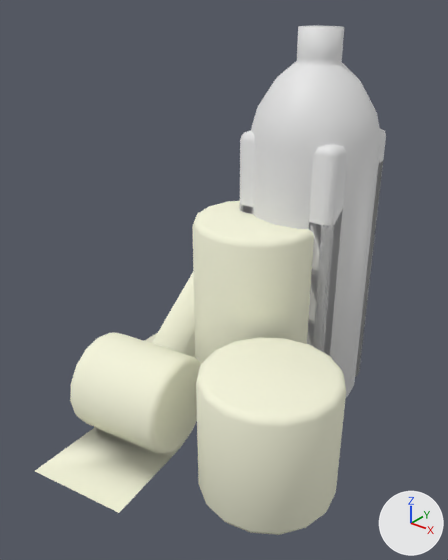
The FBX model ECOE sim/Assets/Art/Environment/Medical_Supplies/Medical_Supplies.fbx: old version first, new version second.
The view is the same before and after, from a 50 mm lens placed at (0.147, -0.25, 0.201), pointed at (-0.019, -0.043, 0.073). The lights are fixed; the arrows at lower right show +X, +Y and +Z. The first picture is the older version. The same objects are shown in both versions, whatever each file hides. Where no turn or scale is listed for an object, it has been applied to the vertices. Vertices at exactly the same position are counted once.

The scene before the commit, as lines of its bpy script (objects in view):
```python
me_circle_003 = bpy.data.meshes.new('Circle.003')
me_circle_003.from_pydata(...)  # 144 vertices, 130 faces; spans x -0.03..0.03, y -0.03..0.03, z 0.0..0.182
me_circle_011 = bpy.data.meshes.new('Circle.011')
me_circle_011.from_pydata(...)  # 314 vertices, 269 faces; spans x -0.096..0.062, y -0.135..0.02, z -0.001..0.101
me_circle_011.materials.append(mat_m_bandage_cloth)  # pale yellow #f5f5dc
me_circle_014 = bpy.data.meshes.new('Circle.014')
me_circle_014.from_pydata(...)  # 184 vertices, 167 faces; spans x -0.025..0.025, y -0.025..0.025, z 0.001..0.152
me_circle_015 = bpy.data.meshes.new('Circle.015')
me_circle_015.from_pydata(...)  # 196 vertices, 179 faces; spans x -0.0255..0.0255, y -0.0255..0.0255, z 0.0009..0.146
ob_bandages = bpy.data.objects.new('Bandages', me_circle_011)
ob_bandages.location = (0.0, 0.0, 0.0)
ob_bottlealcohol = bpy.data.objects.new('BottleAlcohol', me_circle_003)
ob_bottlealcohol.location = (0.0, 0.0, 0.0)
ob_bottlealcoholgel = bpy.data.objects.new('BottleAlcoholGel', me_circle_015)
ob_bottlealcoholgel.location = (0.0, 0.0, 0.0)
ob_bottleclorixidina = bpy.data.objects.new('BottleClorixidina', me_circle_014)
ob_bottleclorixidina.location = (0.0, 0.0, 0.0)
```
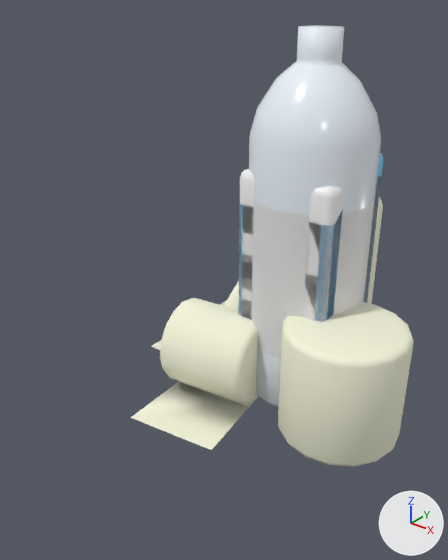
The change, as a diff of the scene's bpy script:
```diff
--- a/ECOE sim/Assets/Art/Environment/Medical_Supplies/Medical_Supplies.fbx.py
+++ b/ECOE sim/Assets/Art/Environment/Medical_Supplies/Medical_Supplies.fbx.py
@@ mat_m_plastic_translucent_blue @@
+mat_m_plastic_translucent_blue = principled_material('M_Plastic_Translucent_Blue')
+mat_m_plastic_translucent_blue.base_color = (0.138, 0.608, 1.0)  # blue #68cdff
+mat_m_plastic_translucent_blue.roughness = 0.2
@@ mat_m_plastic_translucent @@
+mat_m_plastic_translucent = principled_material('M_Plastic_Translucent')
+mat_m_plastic_translucent.base_color = (0.871, 0.939, 1.0)  # white #f0f8ff
+mat_m_plastic_translucent.roughness = 0.2
@@ me_circle_003 @@
-me_circle_003.from_pydata(...)  # 144 vertices, 130 faces; spans x -0.03..0.03, y -0.03..0.03, z 0.0..0.182
+me_circle_003.from_pydata(...)  # 192 vertices, 178 faces; spans x -0.03..0.03, y -0.03..0.03, z 0.0..0.182
+# me_circle_003 part 1
+# 17 faces are deleted
+# 16 new vertices lie (0.0, 0.0, 0.115) away from vertices in x -0.027..0.027, y -0.027..0.027, z 0.0
+# 16 new vertices lie (0.0, 0.0, 0.028) away from vertices in x -0.03..0.03, y -0.03..0.03, z 0.003
+# 16 new vertices lie (0.0, 0.0, -0.029) away from vertices in x -0.03..0.03, y -0.03..0.03, z 0.137
+# 17 new faces join them, mat_m_liquid_alcohol (pale blue #e3f2fd)
+# 16 new faces join them, mat_m_label_sticker_alcohol (white #e7e7e7)
+# 32 new faces join them, mat_m_plastic_translucent (white #f0f8ff)
+# me_circle_003 part 2: 80 faces spanning x -0.03..0.03, y -0.03..0.03, z 0.0..0.168 switch from no material to mat_m_plastic_translucent (white #f0f8ff)
+# me_circle_003 part 3: 33 faces spanning x -0.01..0.01, y -0.01..0.01, z 0.168..0.182 switch from no material to mat_m_plastic_cap_bottle (white #f0f8ff)
+me_circle_003.materials.append(mat_m_liquid_alcohol)  # pale blue #e3f2fd
+me_circle_003.materials.append(mat_m_label_sticker_alcohol)  # white #e7e7e7
@@ me_circle_011 @@
-me_circle_011.from_pydata(...)  # 314 vertices, 269 faces; spans x -0.096..0.062, y -0.135..0.02, z -0.001..0.101
+me_circle_011.from_pydata(...)  # 314 vertices, 269 faces; spans x -0.092..0.066, y -0.08..0.075, z -0.003..0.099
+# me_circle_011 part 5: the whole mesh is moved by (0.004, 0.056, -0.002)
 me_circle_011.materials.append(mat_m_bandage_cloth)
@@ me_circle_015 @@
 me_circle_015.from_pydata(...)  # 196 vertices, 179 faces; spans x -0.0255..0.0255, y -0.0255..0.0255, z 0.0009..0.146
+# me_circle_015 part 6: 65 of the faces centred in x -0.0255..0.0255, y -0.0249..0.0255, z 0.0009..0.1279 switch from no material to mat_m_plastic_translucent_blue (blue #68cdff)
+me_circle_015.materials.append(mat_m_plastic_cap_bottle)  # white #f0f8ff
+me_circle_015.materials.append(mat_m_label_sticker_alcoholgel)  # white #e7e7e7
@@ me_circle_014 @@
-me_circle_014.from_pydata(...)  # 184 vertices, 167 faces; spans x -0.025..0.025, y -0.025..0.025, z 0.001..0.152
+me_circle_014.from_pydata(...)  # 188 vertices, 171 faces; spans x -0.025..0.025, y -0.025..0.025, z 0.001..0.138
+# me_circle_014 part 4: 30 vertices removed from x -0.025..0.025, y -0.025..0.025, z 0.005..0.139; 34 vertices added at x -0.025..0.025, y -0.025..0.025, z 0.006..0.121
+# other edits to the shape of me_circle_014 do not show in these pictures
+me_circle_014.materials.append(mat_m_plastic_white)  # white #f5f5f5
+me_circle_014.materials.append(mat_m_label_sticker_clorixidina)  # white #e7e7e7
```

What differs and where, as boxes [x1, y1, x2, y2] in the pictures (448 x 560 px; the box of a moved part takes in the faces that stretch with it):
'Bandages', moved
    before: [35, 201, 346, 535]
    after: [131, 197, 414, 467]
'BottleClorixidina', reshaped
    before: [240, 129, 386, 377]
    after: [238, 169, 382, 322]
part 1 of me_circle_003, cut back
    before: [254, 139, 381, 398]
    after: [249, 136, 381, 406]
part 2 of me_circle_003, recoloured
    before: [251, 61, 381, 150]
    after: [250, 61, 381, 407]
part 3 of me_circle_003, recoloured
    both: [297, 25, 344, 64]
part 4 of me_circle_014, moved or reshaped
    before: [240, 129, 386, 376]
    after: [238, 169, 382, 322]
part 6 of me_circle_015, recoloured
    before: [240, 161, 383, 376]
    after: [238, 153, 383, 322]
